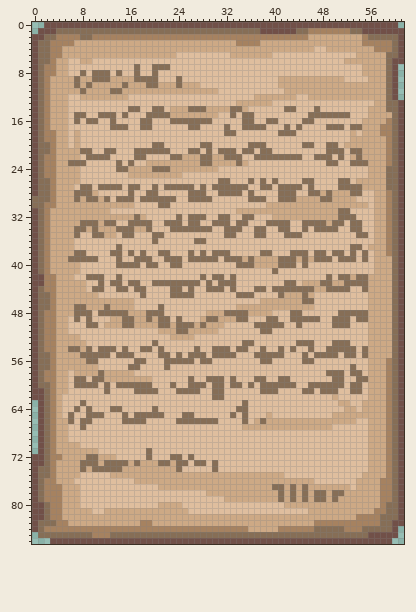
Edited in one commit: sprite sheet (2024-303-ANTENA2/Assets/Images/Folhas do Antigo Operador/Carta.png). The picture above was drawn from the file before the commit.
The file is 62x87 pixels.
The result:
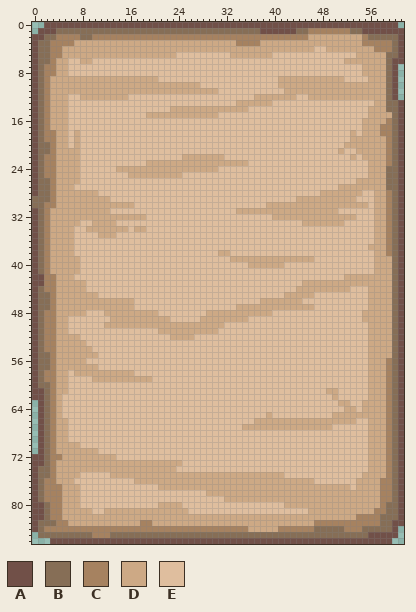
Palette (. is transparent): A #715048  B #866e56  C #a68260  D #cda985  E #dfbe9e
What changed:
Changed rows in their new state; - is an unchanged pixel.
first column x 6:
 7 -----------E--EEE---------------------------------
 8 --E-EEE-E--E--E-----------------------------------
 9 -D--DDD----DDDD---E-------------------------------
10 -D-D-----D---DD---D-------------------------------
11 --D----DD-----------------------------------------
14 ----------EE--EE----DDD----DD-------EE---E--------
15 -EE--EEE-E---DDDD----------E-EE---------EEEEEEE---
16 -E-EE--E----EE---EEEEEEE-----EE--EE----EE---------
17 -------EEE--EE------EE----E--EEEE---E-E----EEE-EE-
18 --------------------------EE-------EEE------------
20 --------------EE------EE------EEE------EE--EE-----
21 --EE--EE---EEEEEE---EE-E-EEE-EE-EE---------EED-ED-
22 ---EEEE----EE----EE---DD--EEE--EEEEEEEE--EEE-E--E-
23 DDE-----E-E-----------DD----D--------------EE--EEE
24 --------DD----DDD---------------------------------
26 -------------------------EE---E-E-E----EE----EE---
27 --EE-EEEE-EE--E-EEEEE-E-EEEEEE--EE-EEEE-E----DDDD-
28 -DDD------E--EE-----EEE--EEEE-E----EEE--EE-D---DD-
29 -D-DD-D-EEE-EEEEEE--EEEE------EEE--EEE----DD------
30 ---------------EE---------------------------------
31 ---------------------------------------------EE---
32 -----------D------E-EEE--EE--EE--------------DDD--
33 --EED-DD--EEEE--EEE-EE--EEE-EE---EEEE--DDDD-DD-EE-
34 -EE-D---DDE--E---EEEEEEE--EEE--EE--EE--E-EEEE--EE-
35 -E--ED---EE---EE----------EE---EE---EEE---------EE
36 --------------E------EE---------------------------
37 --------E--------------------------------------EE-
38 -EE----EE-E-E--EE---E-E-EDD-----EE---EEE-EE-EE-E-E
39 DDEEE---E--EEE--EEE-EEEEE-EDD-D----DDD-D-EEE-EEE-E
40 --------EEEE-EE--EE---------EED----DEE-E----------
41 ----------------------------------E---------------
42 ---EEE--E-------------E-EE-E---------------E-ED-DD
43 -----E-EE-EE--EEEEEEEE-E-EEE--------EE----DD--DDDD
44 ----EE--EE-EE----EE-E--EEE-E---EE-EEEEDDD--DDDD--E
45 ------------E----EEEE-------EEE----E---D----------
46 ---------------------------------------EE---------
47 -DD---D--------E----------------------------------
48 -DDE-EDDDD---DDE----------DDDD-------EE------EEEED
49 -E-E-----DD--D-DD-E----DD---DD---EE--EEEEE--EEE-ED
50 ---EE----DD----DD-DDD-D--------EEEEE--E-----EEE---
51 ------------------DD------------EE----------------
53 --------------E--------------EE-------EEE---EEE---
54 DD-D-EEE-E--EE-E-----E--EEE-EE--E--E-E--E--EEEEE-E
55 --DDDEE-EEE----EE-E-EEE-EEEE---EEEEE---E-EEEE-EE-E
56 ---EE------EE---EEEEE-EE--------EE-----EE---------
57 ----------EE----E------------------------------E--
58 -----D-------------------------------------EEE-EE-
59 -EE-DD--------------E--EEE-E---EE--EE-------EE--EE
60 -EEEE-E-EEEEEE---E--EEE-EE-EE-E-EEEEEE--EEEEEE-EE-
61 ------E----EEEE---EEEE--EE------EEE----EE-EDD--EE-
62 ------------------------EE------------------------
63 --E--------------------------E--------------------
64 -E-E---EE-----E-------------EE--------------------
65 E--EEE---E-EEEEE---EE------E-E--------------------
66 E-EE-----EEEE-----EEEEEEE----E--D-----------------
67 --E-----------------------------------------------
first column x 8:
71 -----------E--------------------------------
72 -DD--------E---EE-E-------------------------
73 DDD-DDDD-D---DD-DE-EE-E---------------------
74 D-DDDDD---------E-----E---------------------
77 --------------------------------DD-D-D------
78 ---------------------------------D-D-D-DD-DD
79 ---------------------------------D-D-D-DD-D-
Pixel boxes of the changes (left, top, right, bottom) in both pictures:
changed: (68, 64, 368, 472)
changed: (272, 484, 344, 502)
